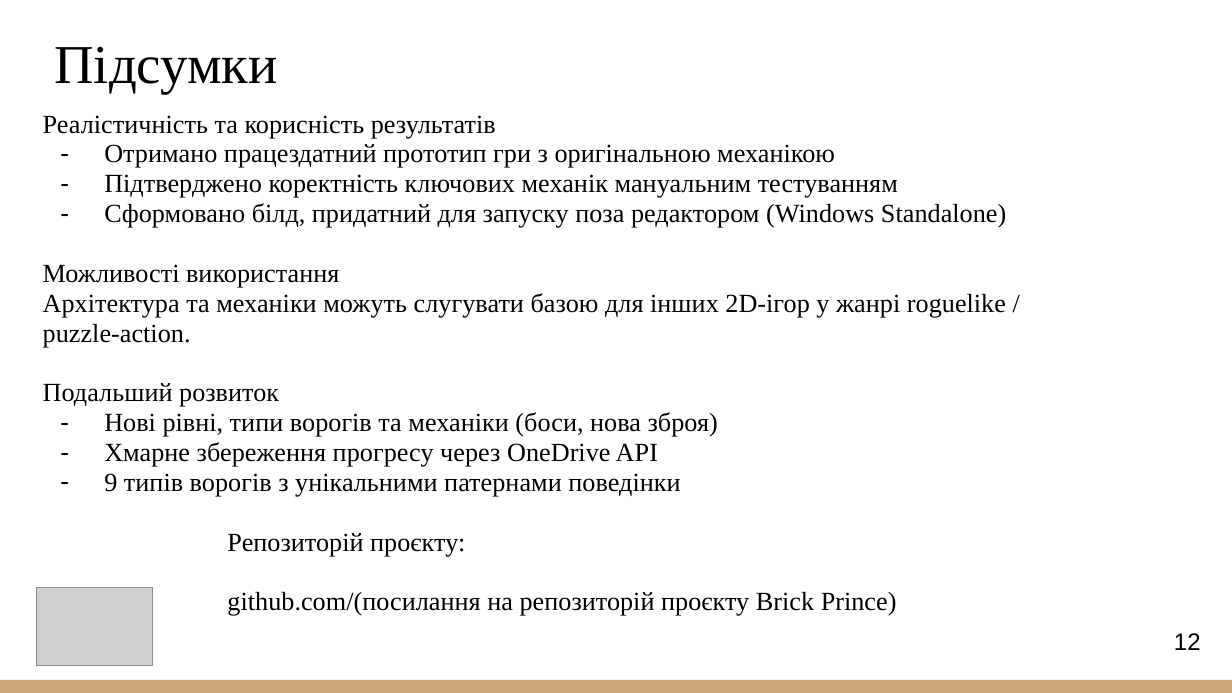
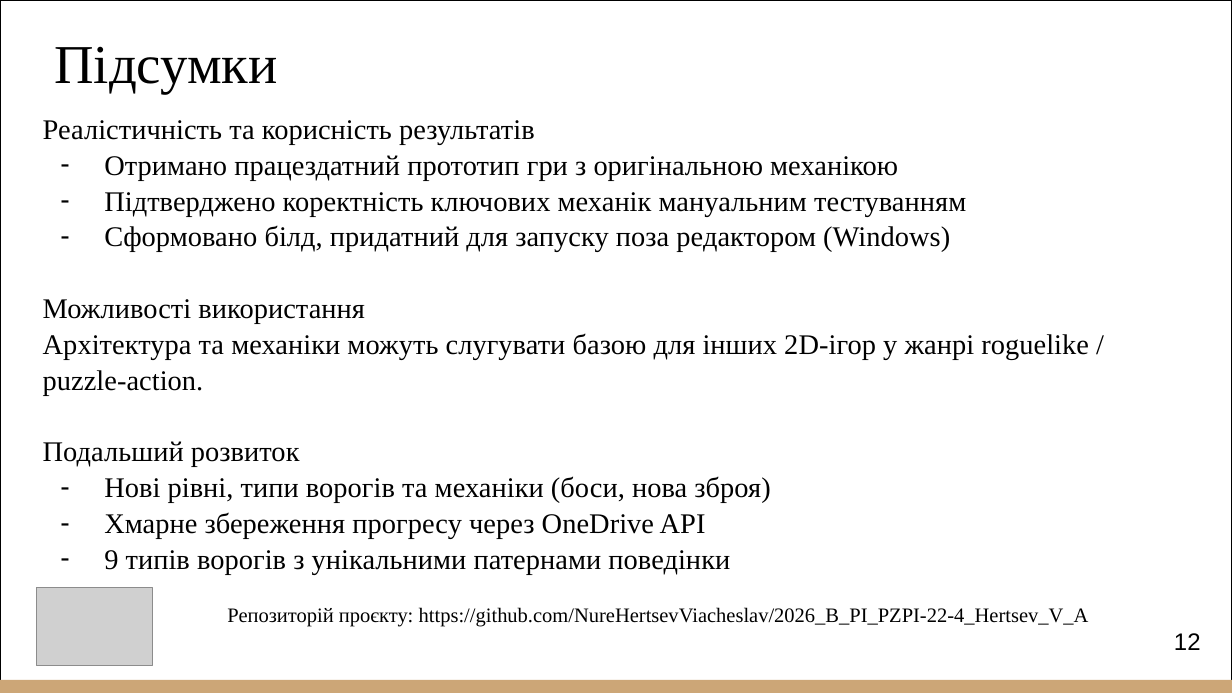
Before and after one commit to NureHertsevViacheslav/2026_B_PI_PZPI-22-4_Hertsev_V_A, a slide deck: slide 12 of 2026_Б_ПІ_ПЗПІ-22-4_Герцев_В_А.pptx. Drawn at 1232x693 pixels with LibreOffice and Linux fonts; fonts in the diff are those of the drawing; grey boxes stand for pictures. Boxes give left, top, right and bottom in pixels: in the first picture for what was removed or moved away, otherwise in the second. Text is boxed around its words. In the diff, an @@ line names an element or a change of style, - is before the commit and + after.

```diff
--- a/2026_Б_ПІ_ПЗПІ-22-4_Герцев_В_А.pptx
+++ b/2026_Б_ПІ_ПЗПІ-22-4_Герцев_В_А.pptx
@@ rectangle added at (x1=0, y1=0, x2=1232, y2=692), outline #000000 1 pt @@
@@ text at (x1=43, y1=120, x2=1089, y2=574): size 15.3 to 16.6 pt in "Реалістичність та корисність результатів", "Отримано працездатний прототип гри з оригінальною механікою", "Підтверджено коректність ключових механік мануальним тестува ...", "Можливості використання" and 5 more places; line spacing 0.95 to 1.05 @@
@@ text at (x1=104, y1=225, x2=950, y2=252): text changed; size 15.3 to 16.6 pt @@
-– Сформовано білд, придатний для запуску поза редактором (Windows Standalone)
+– Сформовано білд, придатний для запуску поза редактором (Windows)
@@ text at (x1=227, y1=607, x2=1089, y2=627): text changed; size 15.3 to 12 pt @@
-  Репозиторій проєкту:
-  github.com/(посилання на репозиторій проєкту Brick Prince)
+  Репозиторій проєкту: https://github.com/NureHertsevViacheslav/2026_B_PI_PZPI-22-4_Hertsev_V_A
```
Also in this commit, not shown: 11 other slides changed, 1 other file.
